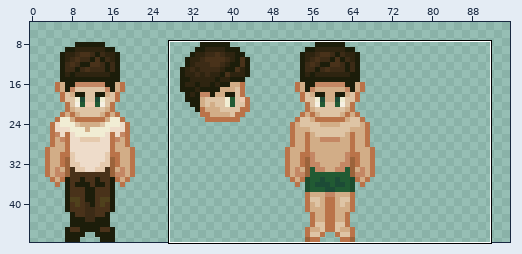
Pixel-art file, stored at Assets/character/Main Character/Character_front.aseprite. The picture above shows the old version from afar; the outline marks the close-up.
Close-up. As it was:
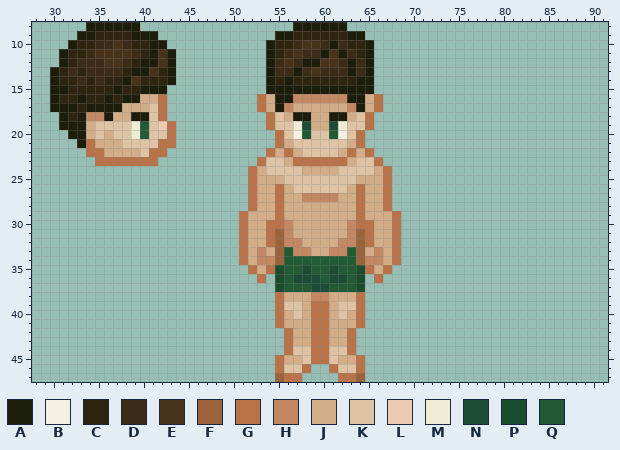
120x48 pixels, 1 frame. Colours within 5 levels of each other are drawn and written as one. Shown: x 28..91, y 8..47. The wide view leaves out empty margins. The commit also changed other parts of the picture, which this record leaves out.
Palette (. is transparent): A #1c1d0a  B #f6f0e3  C #2e2410  D #3c2b16  E #49321a  F #9b633b  G #ba7349  H #c48764  J #d2ad87  K #dec4a5  L #edccb1  M #f1edd4  N #1c4b36  P #1c4c2e  Q #215a33
Pixels before (only the part around the change), first column x 28:
 8 ......AAAAAA.................AAAAAA.............................
 9 .....AACCCCAAA.............AACCCCCCAA...........................
10 ....ACCDDEDCCAA...........ACCDEEDADCCA..........................
11 ...ACCDEEEEDCAEA..........ACDEDDAEADCA..........................
12 ...ACDDDEEDCAAEA..........ADEDAAEEDADA..........................
13 ..ACDCDDDDCAAECA..........ADDADEDDDADA..........................
14 ..ACCDCDCCAECCCA..........ACACCCCCCCAA..........................
15 ..AACCCCCACCAAA...........AAAAAAAAAAAA..........................
16 ..ACCACCACAAJJG..........GJAAHHHHHHAAJG.........................
17 ..AAACAAAAJJJKG..........GJAHJJJJJJHAJG.........................
18 ...ACAHHAJJAAKG...........GKJAAJJAAJKG..........................
19 ...AAAJKKKKMQKLG..........GKKMNJJNMKKG..........................
20 ....AAJKJKKMQKKG...........GKBQKKQBKG...........................
21 .....AGJJJKKKKGG...........GJKKKKKKJG...........................
22 ......GGJJJJKGG...........GJGJKKKKJGJG..........................
23 .......GGGGGGG...........GKKJGGGGGGJKKG.........................
24 ........................GJKKKKJJJJKKKKJG........................
25 ........................GJJJKKKKKKKKJJJG........................
26 ........................GJJGJKKKKKKJGJJG........................
27 ........................GJJGJJHHHHJJGJJG........................
28 ........................GJJGJJJJJJJJGJJG........................
29 .......................GJJJGJJJJJJJJGJJJG.......................
30 .......................GJJGGHJJJJJJHGGJJG.......................
31 .......................GJJGFHJJJJJJHFGJJG.......................
32 .......................GJJGFHHJJJJHHFGJJG.......................
33 .......................GJHJFQHHJJHHQFJHJG.......................
34 .......................GJHHFQQQQQQQQFHHJG.......................
35 ........................GJGPQQNQQNQQPGJG........................
36 .........................G.PQNNNQNNQP.G.........................
37 ...........................PQQQNNQQQP...........................
38 ...........................GJJJHHJJJG...........................
39 ...........................GKKJGGJKKG...........................
40 ...........................GJKJGGJKJG...........................
41 ...........................GJJJGGJJJG...........................
42 ............................GJJGGJJG............................
43 ............................GJJGGJJG............................
44 ............................GKKGGKKG............................
45 ...........................GJJKGGKJJG...........................
46 ...........................GKKG..GKKG...........................
47 ...........................FGG....GGF...........................
Now the later version:
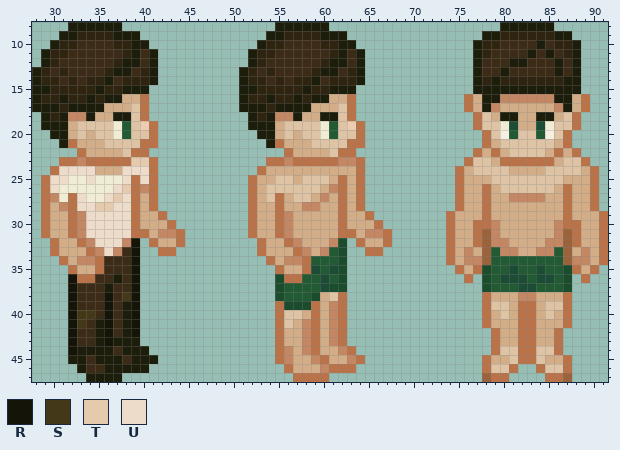
Colours new in this view: R #141508  S #433818  T #e5caae  U #eedcca
Change:
Changed rows in their new state; - is an unchanged pixel.
Layer "Layer 5":
first column x 28:
 8 ----AA----..---------------AA----..-----------------AAAAAA------
 9 ---AACC--AA-..------------A-C---AAA..-------------AACCCCCCAA----
10 --ACCDD--CCAA..----------AC-D-DDCCAA..-----------ACCDDDDADCCA---
11 -ACCDD-DDDCAD-..--------ACCD-D--DC--A.-----------ACDDDDADADCA---
12 -ACDD---DCAAD-..--------ACD-D-DDCAADA.-----------ADDDAADDDADA---
13 ACD--D--CAADCA..-------ACDC--D-CAA-CA.-----------ADDADDDDDADA---
14 ACCD---CADCC-A..-------ACCD-D--AD----.-----------ACACCCCCCCAA---
15 AACC---A-CAA-..--------AACCCCC-CC---..-----------AAAAAAAAAAAA---
16 ACCA-CA--AJJG..--------ACCACCACAAJJG...---------GJAAHHHHHHAAJG--
17 AA-C-A--JJ-KG..--------AAAC-AAA---KG...---------GJAHJJJJJJHAJG--
18 -AC-HHAJJAAKG..---------ACAHH-J-A-KG..-----------GKJAAJJAAJKG---
19 -AA-JKK--MQKLG..--------AAAJ-KKKMQKLG.-----------GKKMNJJNMKKG---
20 --AAJK--KMQKKG..---------AAJ-JK-M-K---------------GKBQKKQBKG----
21 ---AGJJ-KK--GG..----------A--JJ----G--------------GJKKKKKKJG----
22 -----GJJ--KGG..-----------..--JJJ-G-..-----------GJGJKKKKJGJG---
23 ---GGHG----TT------------.GGH-----HHG..---------GKKJGGGGGGJKKG--
24 --GUUUUJJJUUUG----------.GJJJJ----JJG...-------GJKKKKJJJJKKKKJG-
25 -GUUMMUMMMUGUG-------------K-J---JGJG...-------GJJJKKKKKKKKJJJG-
26 -GUMMMMMMUTGHG------------KKK---JHG--...-------GJJGJKKKKKKJGJJG-
27 -GHMGUMMUTUGJG------------K--KKJ-JG--...-------GJJGJJHHHHJJGJJG-
28 -GJHGUUTTUUGJG----------------HH--G--...-------GJJGJJJJJJJJGJJG-
29 -GJJGHUUUUUGJJG--------.G---H-----G-JG...-----GJJJGJJJJJJJJGJJJG
30 -GJJGHUUUUUGJJJG-------.G-J-------GJJJG..-----GJJGGHJJJJJJHGGJJG
31 -GJJGHUUUUUGGJHHG------.G-JG------GGJHHG.-----GJJGFHJJJJJJHFGJJG
32 --GJJGHUUUHR-GJJG------..GJJG----HP.GJ-G.-----GJJGFHHJJJJHHFGJJG
33 --GJJJGHUHDR--GG-------..G-JJG--HQP..GG..-----GJHJFQHHJJHHQFJHJG
34 ---GJHHGDDDR-----------...GJHHG---P......-----GJHHFQQQQQQQQFHHJG
35 ----GJJGDDDR------------...GJJGN--P.....-------GJGPQQNQQNQQPGJG-
36 ----RGGDDADR-------------.--GGQQNQP..-.---------G-PQNNNQNNQP-G--
37 ----RDDDADDR-------------------Q-PP..-------------PQQQNNQQQP----
38 ----RDDDRDSR---------------PQQQPJKG..-------------GJJJHHJJJG----
39 ----RDDDRDAR----------------PPP-JHG..-------------GKKJGGJKKG----
40 ----RSSDRDAR----------------K---JHG..-------------GJKJGGJKJG----
41 ----RSDARDAR----------------K-H-JHG..-------------GJJJGGJJJG----
42 ----RDDARDAR---------------GJ-H-JHG.---------------GJJGGJJG-----
43 ----RDDARAAA---------------GJ-H-JHG.---------------GJJGGJJG-----
44 ----RAAAADAAA--------------GHJH-JJH----------------GKKGGKKG-----
45 ----AADAAADAAA--------------H-JH-J-H--------------GJJKGGKJJG----
46 -----ADDAAAAA--------------.GJJJH-GG.-------------GKKG--GKKG----
47 ------AAAA-----------------..-GGG-...-------------FGG----GGF----
